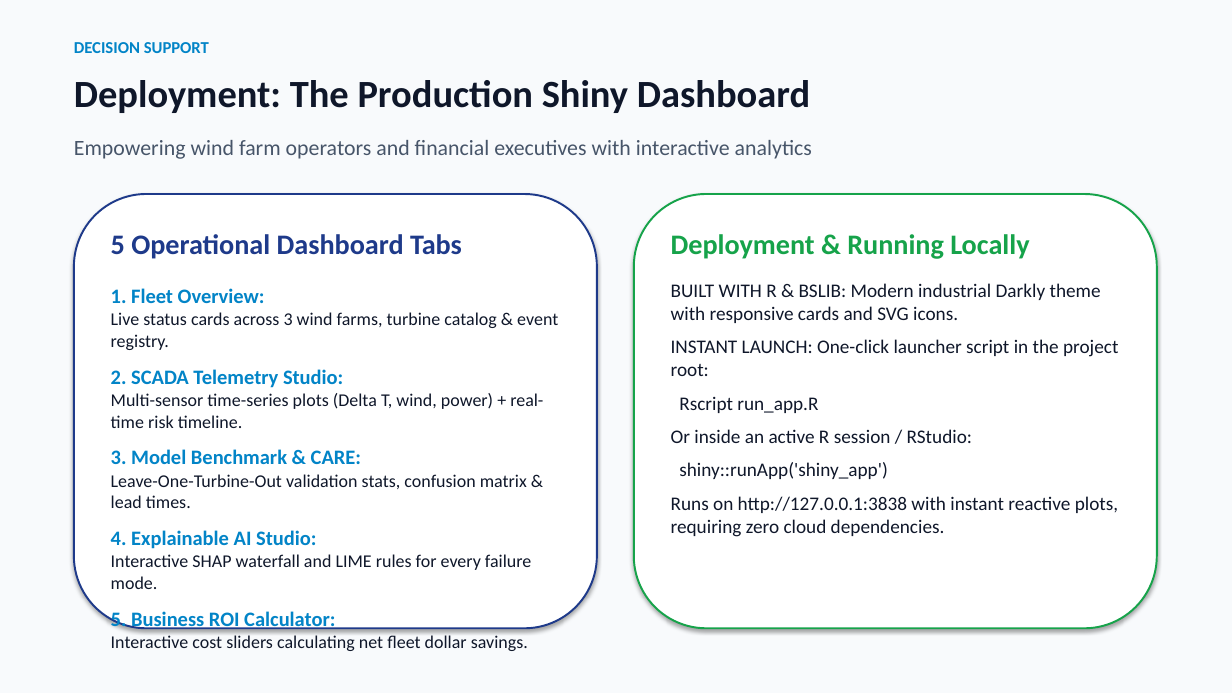
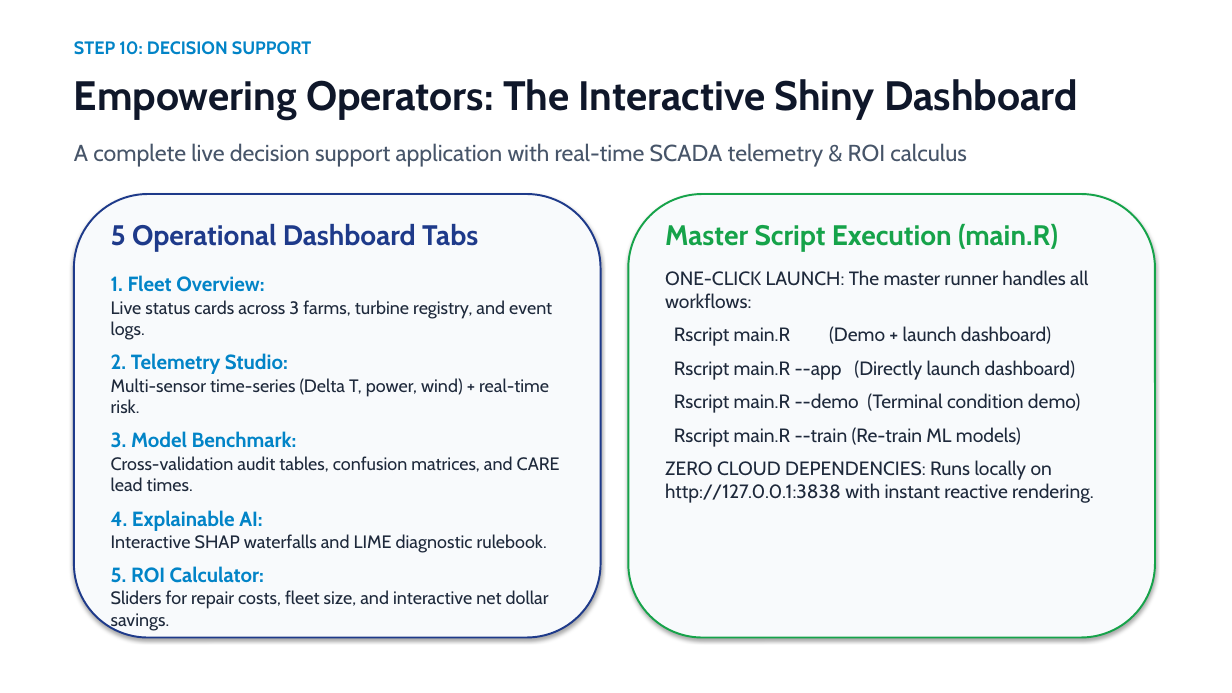
Before and after one commit to RohithBheemini/IDS-Windmill-Project, a slide deck: slide 11 of presentation_wind_turbine_ids.pptx (slide 12 before the commit). Drawn at 1232x693 pixels with LibreOffice and Linux fonts; fonts in the diff are those of the drawing. Boxes give left, top, right and bottom in pixels: in the first picture for what was removed or moved away, otherwise in the second. Text is boxed around its words. In the diff, an @@ line names an element or a change of style, - is before the commit and + after.

Commit message:
Clean up repository, consolidate master runner (main.R), update technical documentation (Rmd/HTML), and refresh presentation with high-contrast bright theme

```diff
--- a/presentation_wind_turbine_ids.pptx
+++ b/presentation_wind_turbine_ids.pptx
@@ rectangle at [0, 0, 1232, 693]: fill #F8FAFC to #FFFFFF @@
@@ text at [74, 41, 312, 55]: text changed; size 13 to 14 pt; font Calibri to Cabin @@
-DECISION SUPPORT
+STEP 10: DECISION SUPPORT
@@ text at [74, 79, 1078, 120]: text changed; size 30 to 32 pt; font Calibri to Cabin @@
-Deployment: The Production Shiny Dashboard
+Empowering Operators: The Interactive Shiny Dashboard
@@ text removed at [74, 140, 812, 159] @@
-Empowering wind farm operators and financial executives with interactive analytics
@@ text added at [74, 143, 967, 167], 18 pt, text #475569 @@
+A complete live decision support application with real-time SCADA telemetry & ROI calculus
@@ rounded rectangle: place and size @@
-rounded rectangle at [74, 194, 597, 628]
+rounded rectangle at [74, 194, 601, 638]
@@ rounded rectangle at [74, 194, 601, 638]: fill #FFFFFF to #F8FAFC @@
@@ rounded rectangle at [628, 194, 1155, 638]: fill #FFFFFF to #F8FAFC @@
@@ rounded rectangle: place and size @@
-rounded rectangle at [634, 194, 1157, 628]
+rounded rectangle at [628, 194, 1155, 638]
@@ text "5 Operational Dashboard Tabs": place and size @@
-text "5 Operational Dashboard Tabs" at [111, 234, 558, 651]
+text "5 Operational Dashboard Tabs" at [111, 224, 560, 631]
@@ text at [111, 224, 478, 292]: font Calibri to Cabin in "5 Operational Dashboard Tabs", "1. Fleet Overview:"; less space between paragraphs @@
@@ text at [665, 224, 1094, 503]: text changed; font Calibri to Cabin; text colour #0F172A to #1E293B @@
-Deployment & Running Locally
-BUILT WITH R & BSLIB: Modern industrial Darkly theme with responsive cards and SVG icons.
-INSTANT LAUNCH: One-click launcher script in the project root:
-Rscript run_app.R
-Or inside an active R session / RStudio:
-shiny::runApp('shiny_app')
-Runs on http://127.0.0.1:3838 with instant reactive plots, requiring zero cloud dependencies.
+Master Script Execution (main.R)
+ONE-CLICK LAUNCH: The master runner handles all workflows:
+Rscript main.R (Demo + launch dashboard)
+Rscript main.R --app (Directly launch dashboard)
+Rscript main.R --demo (Terminal condition demo)
+Rscript main.R --train (Re-train ML models)
+ZERO CLOUD DEPENDENCIES: Runs locally on http://127.0.0.1:3838 with instant reactive rendering.
@@ text at [111, 300, 560, 631]: text changed; font Calibri to Cabin; text colour #0F172A to #1E293B @@
-Live status cards across 3 wind farms, turbine catalog & event registry.
-2. SCADA Telemetry Studio:
-Multi-sensor time-series plots (Delta T, wind, power) + real-time risk timeline.
-3. Model Benchmark & CARE:
-Leave-One-Turbine-Out validation stats, confusion matrix & lead times.
-4. Explainable AI Studio:
-Interactive SHAP waterfall and LIME rules for every failure mode.
-5. Business ROI Calculator:
-Interactive cost sliders calculating net fleet dollar savings.
+Live status cards across 3 farms, turbine registry, and event logs.
+2. Telemetry Studio:
+Multi-sensor time-series (Delta T, power, wind) + real-time risk.
+3. Model Benchmark:
+Cross-validation audit tables, confusion matrices, and CARE lead times.
+4. Explainable AI:
+Interactive SHAP waterfalls and LIME diagnostic rulebook.
+5. ROI Calculator:
+Sliders for repair costs, fleet size, and interactive net dollar savings.
```
Also in this commit, not shown: 5 other slides changed, 6 slides added, 7 slides removed, 17 other files.
